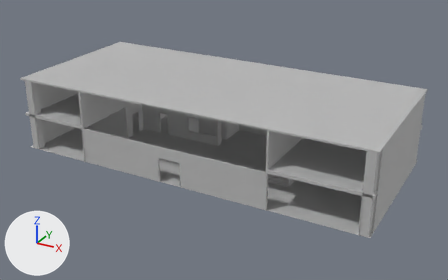
The FBX model turno-notturno/Assets/Model/Gorkem/building_museum.fbx: old version first, new version second.
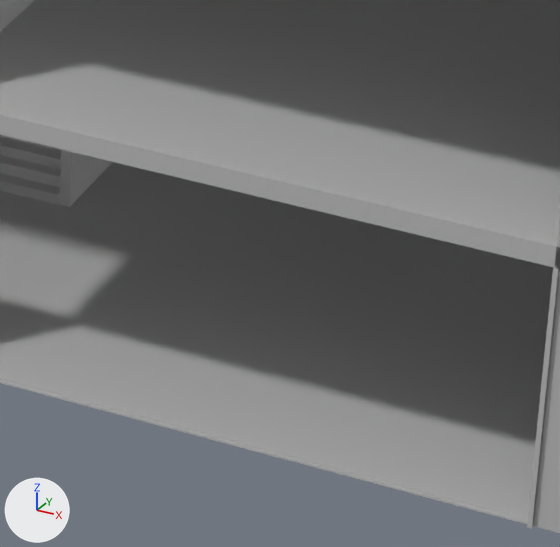
The first picture shows the older version from a 50 mm lens placed at (39.4, -62.8, 33.2), pointed at (5.5, -1.1, 2.3). The close-ups show both versions on the part from 62% to 81% of the width and 56% to 85% of the height of that picture; other places that the commit changed are outside them. Every picture has the same lights, and +X, +Y and +Z are marked at lower left. Where no turn or scale is listed for an object, it has been applied to the vertices. Vertices at the same position are counted once.

In view in the first close-up: 'column_02', 'ground_01', 'ground_02', 'stairs_01', 'wall_113', 'window_holder_02'.
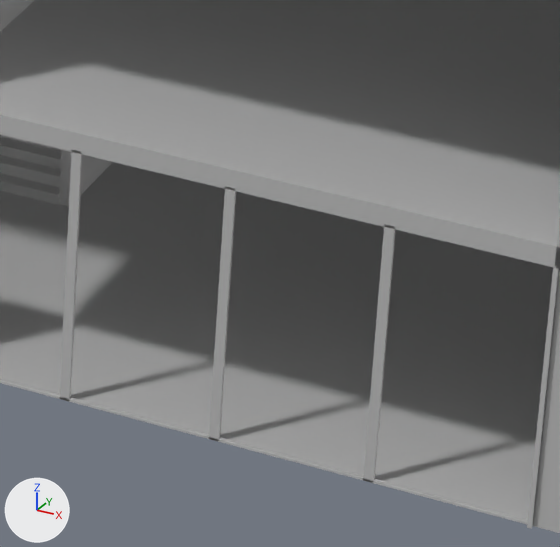
Where the newer file only moved an object's origin or applied its transform, the numbers keep the older frame.

Boxes [x1, y1, x2, y2] around the edits, measured in the close-ups (560 x 547 px):
part 1 of me_mesh_041, added
    after: [60, 150, 396, 482]

Diff of the bpy script that builds the scene:
```diff
--- a/turno-notturno/Assets/Model/Gorkem/building_museum.fbx.py
+++ b/turno-notturno/Assets/Model/Gorkem/building_museum.fbx.py
@@ me_mesh_041 @@
 me_mesh_041.from_pydata(...)  # 78 vertices, 42 faces; spans x -3.83..6.33, y -0.07..0.07, z -2.2..2.2
 # used by ob_window_holder_02; location = (19.55, -10.51, 2.2)
 # verts and faces of me_mesh_041; kept vertices keep their numbers, new ones are numbered from 78
+# me_mesh_041 part 1
+verts[78] = (1.17, 0.01, -2.2)  # pixel (208, 439)
+verts[79] = (1.17, 0.01, 2.2)  # pixel (225, 186)
+verts[80] = (1.17, 0.07, 2.2)
+verts[81] = (1.17, 0.07, -2.2)
+verts[82] = (-1.33, 0.01, -2.2)  # pixel (59, 398)
+verts[83] = (-1.33, 0.01, 2.2)  # pixel (71, 149)
+verts[84] = (-1.33, 0.07, 2.2)
+verts[85] = (-1.33, 0.07, -2.2)
+verts[86] = (3.67, 0.01, -2.2)  # pixel (363, 480)
+verts[87] = (3.67, 0.01, 2.2)  # pixel (384, 224)
+verts[88] = (3.67, 0.07, 2.2)
+verts[89] = (3.67, 0.07, -2.2)
+for new, old in zip([*range(90, 102)], [*range(78, 90)]): verts[new] = verts[old] + (0.16, 0.0, 0.0)
+faces += [(78, 90, 91, 79), (80, 92, 93, 81), (78, 81, 93, 90), (90, 93, 92, 91), (78, 79, 80, 81), (82, 94, 95, 83)]
+faces += [(84, 96, 97, 85), (82, 85, 97, 94), (94, 97, 96, 95), (82, 83, 84, 85), (86, 98, 99, 87), (88, 100, 101, 89)]
+faces += [(86, 89, 101, 98), (98, 101, 100, 99), (86, 87, 88, 89)]
 me_mesh_041.materials.append(mat_lambert1)
```
